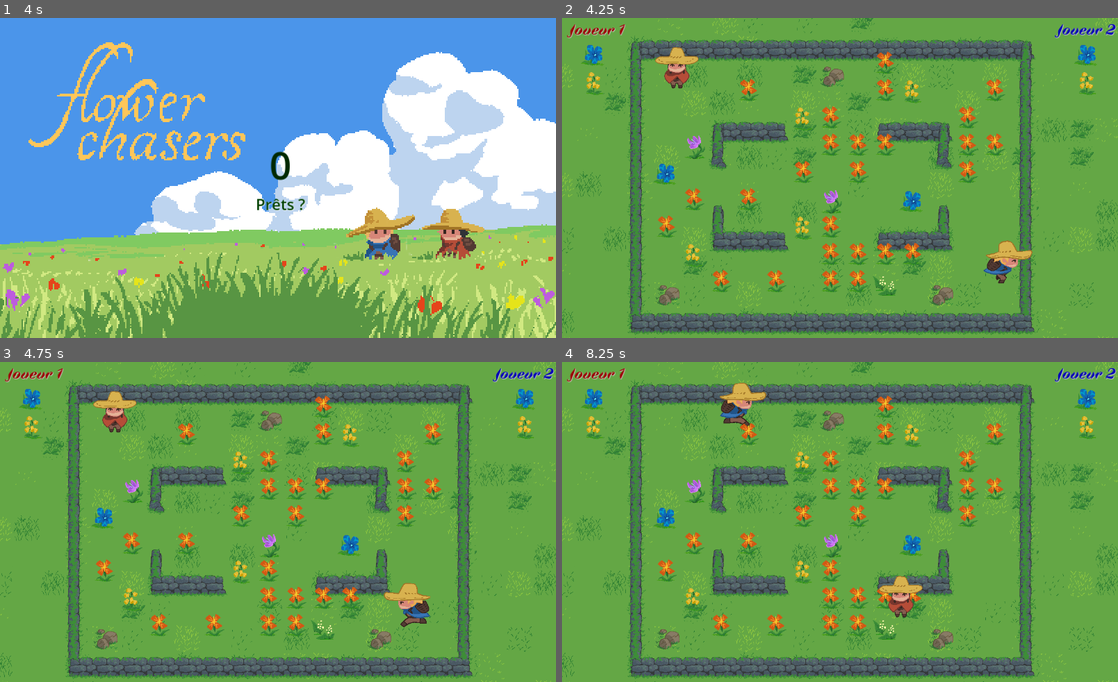
Above: before the commit, frames 1-4 (two rows, left to right).
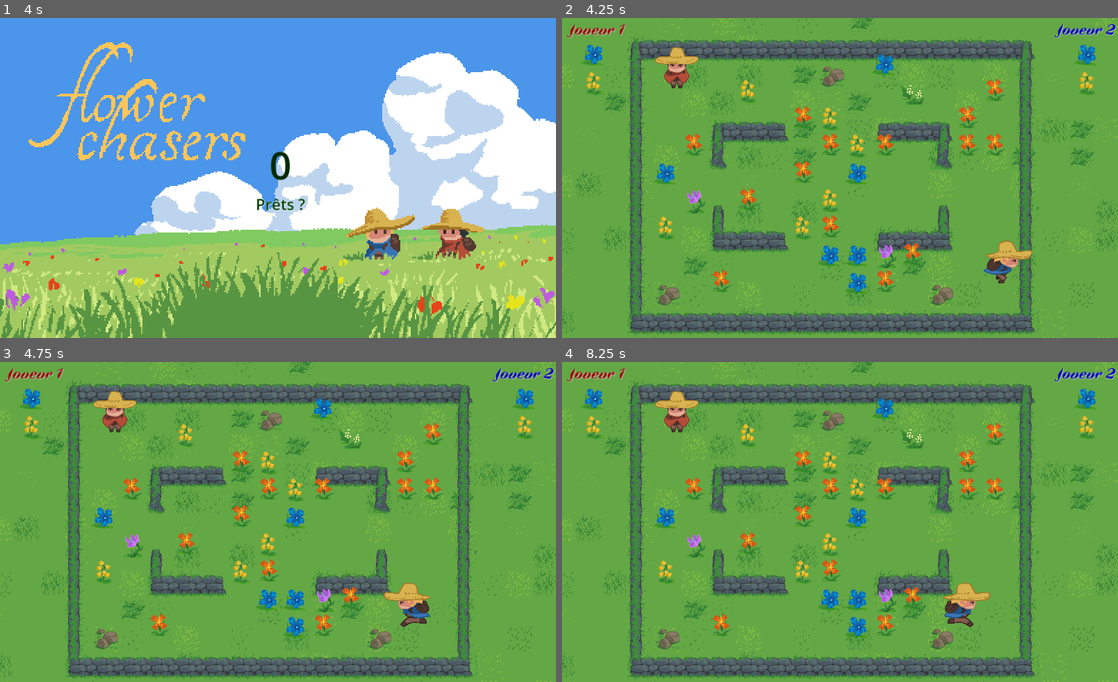
Above: after the commit, the same moments.

Repository: FablabMurat/2025GameJamCantal-1
Game: Godot game, scene res://root.tscn
The game is run twice, just before and just after one commit, with the same random seed, the same clock (stepped at 60 frames per second) and the same inputs.
Inputs:
- Up to frame 1 (4 s): tap Enter (ui_accept) at 0.5, 0.77, 1.52, 3.02, 3.5, 3.77 s; hold Right (ui_right) 0.53-2.03 s; hold Left (ui_left) 2.03-2.78 s; hold Right (ui_right) from 2.78 s (still down)
- Up to frame 2 (4.25 s): keep holding Right (ui_right)
- Up to frame 3 (4.75 s): release Right (ui_right) at 4.28 s; hold Left (ui_left) from 4.28 s (still down); tap Enter (ui_accept) at 4.52 s
- Up to frame 4 (8.25 s): release Left (ui_left) at 5.03 s; hold Right (ui_right) 5.03-5.78 s; hold Left (ui_left) 5.78-7.28 s; tap Enter (ui_accept) at 6.02, 6.77, 7.52 s; hold Right (ui_right) from 7.28 s (still down)

Frame 1 is identical in both runs. In frame 2, 3.4% of the frame differs, in the area x 17-75%, y 10-87%; in frame 3, 3.4%; in frame 4, 5.6%, in the area x 16-77%, y 6-87%.

Commit message:
Par rapport à la mission, moins au 2N fleurs/type à collecter (sachant qu'en plus on a les aléatoires, fixées à 25) Rééquilibrage des %ages de fleurs : - 10% de plantes de téléportation - 10% de plantes de speedboost - 15% de plantes de stun - 15% de plantes bleues à collecter, sans effet - 50% de plantes de décoration, sans effet

Diff:
--- a/niveau.gd
+++ b/niveau.gd
@@ -7,6 +7,8 @@
 var sollayer : TileMapLayer
 var map_rect : Rect2
 
+const RANDFLOWERS = 25
+
 signal collect(perso,flowertype)
 signal niveaufini()
 
@@ -14,8 +16,8 @@
 func _ready() -> void:
 	semegazon()
 	setupLevelYSort()
-	var inlinesum = func sum(accum, num): return accum+num*20
-	newplants(30,mission.map(func xx(elt): return elt*2))
+	#var nbtotal = mission.reduce(func sum(total,nb): return total+nb*2) + 15
+	newplants(mission.map(func xx(elt): return elt*2),RANDFLOWERS)
 
 func setupLevelYSort():
 	var niveau: CanvasItem = $ZoneJeu/MarkerLevel.get_child(0)
@@ -38,30 +40,38 @@
 var plantetscn = preload("res://plante.tscn")
 var used_cells
 
-func newplants(n, tabspawn : Array):
+func newplants(tabspawn : Array, nrandom : int):
 	used_cells = {}
+	# plantes pour la mission
 	for i in range(tabspawn.size()):
-		if tabspawn[i] >= 0 :
-			var newplant = plantetscn.instantiate()
-			addplant(i+1,newplant,tabspawn[i])
+		if tabspawn[i] > 0 :
+			for nbplants in range(tabspawn[i]) :
+				var newplant = plantetscn.instantiate()
+				addplant(i+1,newplant)
 
-	for i in range(n):
+	# plantes supplémentaires (décor et effets)
+	for i in range(nrandom):
 		var newplant = plantetscn.instantiate()
 
 		var rand = randf()
 		if rand < 0.1:
-			addplant(2,newplant,1)
+			# 10% de plantes de téléportation
+			addplant(5,newplant)
 		elif rand < 0.2:
-			addplant(3,newplant,1)
-		elif rand < 0.25:
-			addplant(4,newplant,1)
-		elif rand < 0.3:
-			addplant(5,newplant,1)
+			# 10% de plantes de speedboost
+			addplant(4,newplant)
+		elif rand < 0.35:
+			# 15% de plantes de stun
+			addplant(3,newplant)
+		elif rand < 0.5:
+			# 15% de plantes bleues à collecter, sans effet
+			addplant(2,newplant)
 		else:
-			addplant(1,newplant,1)
+			# 70% de plantes de décoration, sans effet
+			addplant(1,newplant)
 
 
-func addplant(idxplant, newplant, nb):
+func addplant(idxplant, newplant):
 	var niveau = $ZoneJeu/MarkerLevel.get_child(0)
 	var fleurs_tilemap = niveau.get_node("Fleurs")
 	var all_cells = fleurs_tilemap.get_used_cells()
@@ -81,20 +91,20 @@
 
 	newplant.choosetype(idxplant)
 	match idxplant:
-		1:
+		1:  # décoration, sans effet
 			newplant.nocontact()
-		2:
+		2:  # sans effet, mais ramassables
 			newplant.isspecial()
 			newplant.attrape.connect(fleurattrapee)
-		3:
+		3:  # stun, mais ramassables
 			newplant.isspecial()
 			newplant.attrape.connect(fleurattrapee)
 			newplant.canStun = true
-		4:
+		4:  # speedboost, mais ramassables
 			newplant.isspecial()
 			newplant.attrape.connect(fleurattrapee)
 			newplant.canSpeedBoost = true
-		5:
+		5:  # téléportation par swap, mais ramassables
 			newplant.isspecial()
 			newplant.attrape.connect(fleurattrapee)
 			newplant.swapPosition.connect(swap_player_positions)
